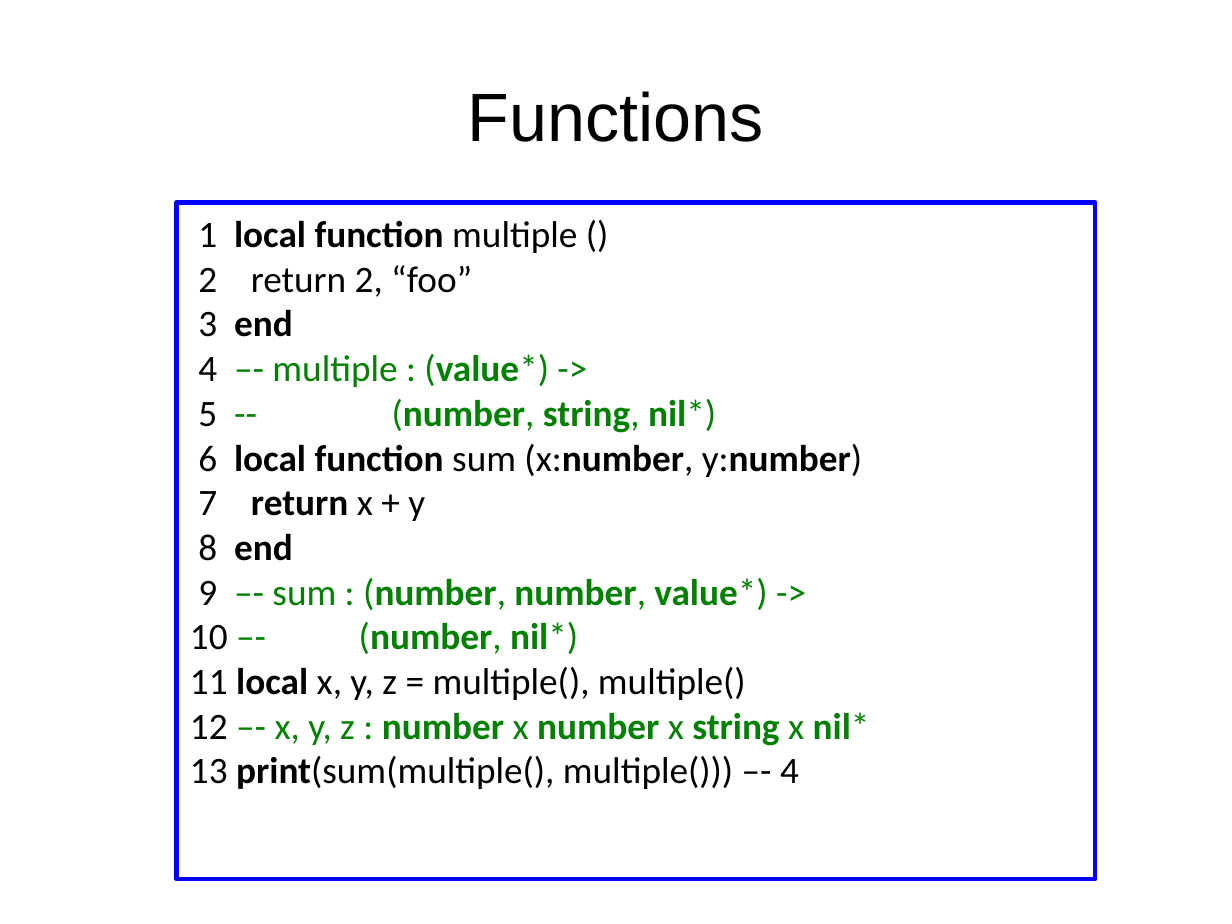
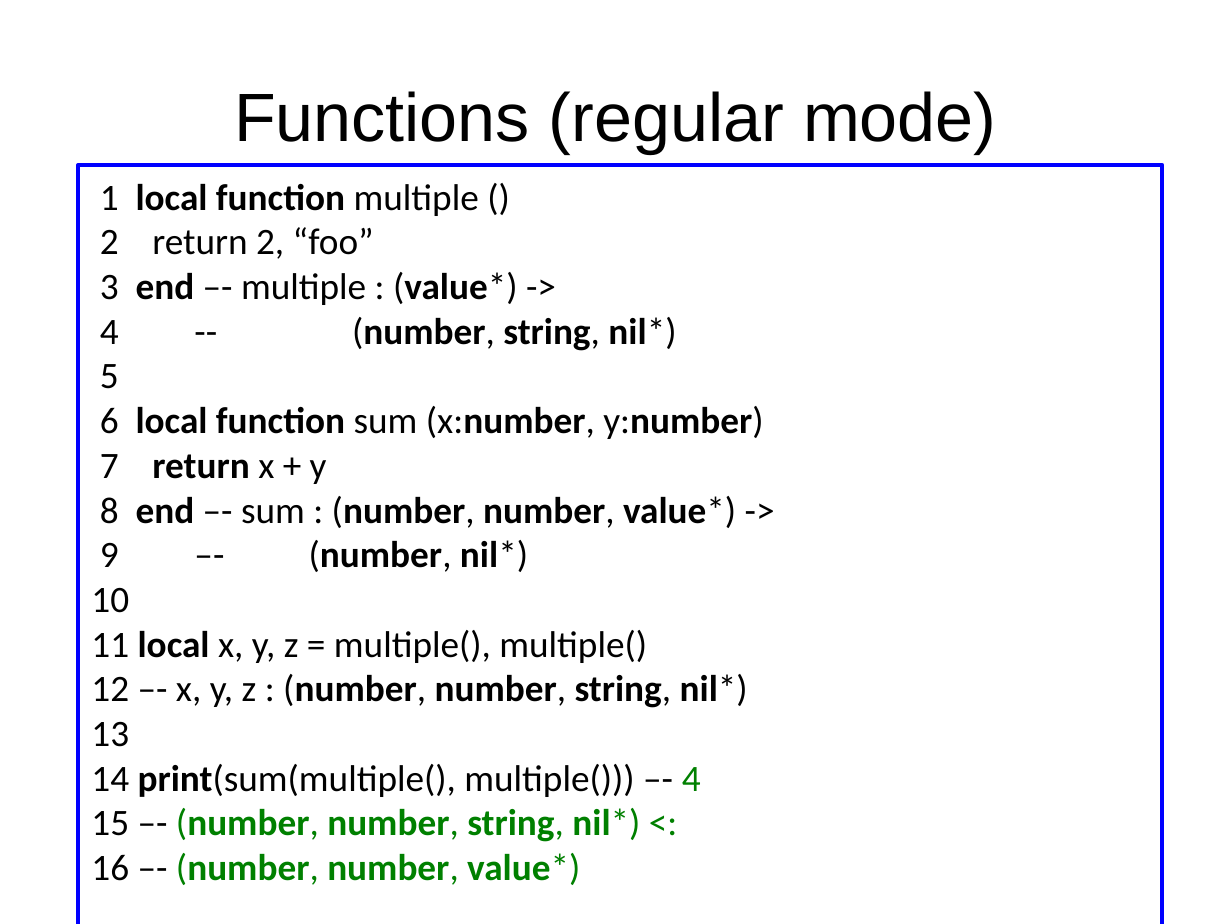
Before and after one commit to andremm/typedlua, a slide deck: slide 11 of doc/slides/dyla2014.odp. Drawn at 1232x924 pixels with LibreOffice and Linux fonts; fonts in the diff are those of the drawing. Boxes give left, top, right and bottom in pixels: in the first picture for what was removed or moved away, otherwise in the second. Text is boxed around its words. In the diff, an @@ line names an element or a change of style, - is before the commit and + after.

```diff
--- a/doc/slides/dyla2014.odp
+++ b/doc/slides/dyla2014.odp
@@ title at (234,91,997,153): text changed @@
-Functions
+Functions (regular mode)
@@ rectangle "1 local function multiple ()": place and size @@
-rectangle "1 local function multiple ()" at (177,202,1096,880)
+rectangle "1 local function multiple ()" at (78,165,1163,924)
@@ text in rectangle at (100,272,676,389): text changed; text colour #008000 to #000000 @@
-3 end
-4 –- multiple : (value*) ->
-5 -- (number, string, nil*)
+3 end –- multiple : (value*) ->
+4 -- (number, string, nil*)
+5
@@ text in rectangle at (91,496,736,613): text changed; text colour #008000 to #000000 @@
-8 end
-9 –- sum : (number, number, value*) ->
-10 –- (number, nil*)
+8 end –- sum : (number, number, value*) ->
+9 –- (number, nil*)
+10
@@ text in rectangle at (91,674,748,885): text changed @@
-12 –- x, y, z : number x number x string x nil*
-13 print(sum(multiple(), multiple())) –- 4
+12 –- x, y, z : (number, number, string, nil*)
+13
+14 print(sum(multiple(), multiple())) –- 4
+15 –- (number, number, string, nil*) <:
+16 –- (number, number, value*)
```
Also in this commit, not shown: 20 other slides changed, 1 slide added.
